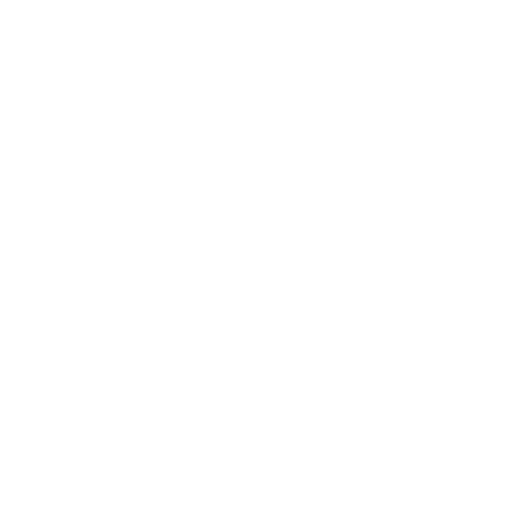
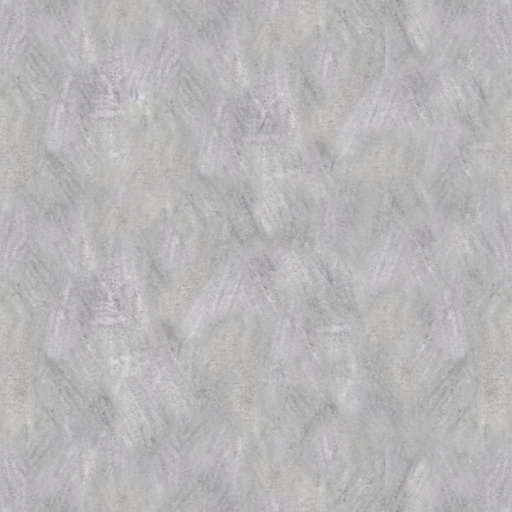
Two versions of the same layered image (512×512). Layer-by-layer changes:
added layer "_stone" above "_dirt" over (0, 0, 512, 512)
